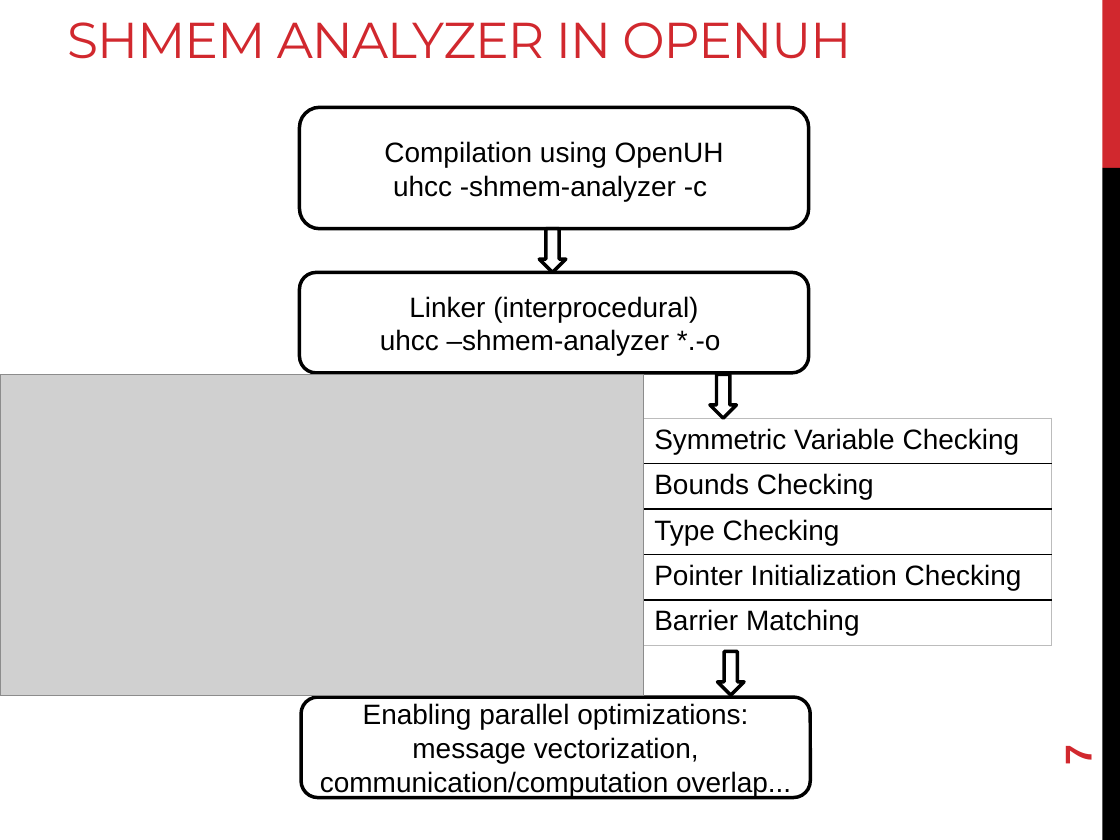
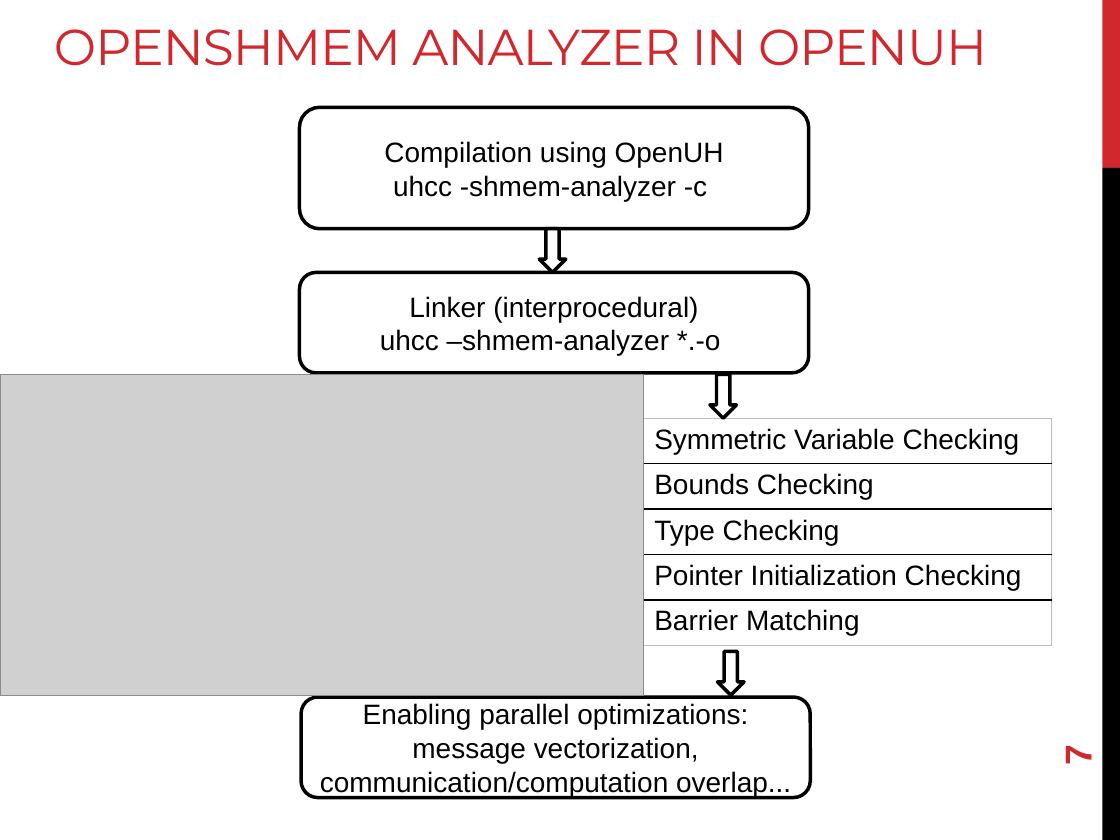
Before and after one commit to openshmem-org/sc14-tutorial, a slide deck: slide 7 of SHMEM-Analyzer.pptx. Drawn at 1120x840 pixels with LibreOffice and Linux fonts; fonts in the diff are those of the drawing; grey boxes stand for pictures. Boxes give left, top, right and bottom in pixels: in the first picture for what was removed or moved away, otherwise in the second. Text is boxed around its words. In the diff, an @@ line names an element or a change of style, - is before the commit and + after.

Commit message:
Update the PDF of the SHMEM Analyzer

```diff
--- a/SHMEM-Analyzer.pptx
+++ b/SHMEM-Analyzer.pptx
@@ title at (54,29,987,66): text changed @@
-SHMEM ANALYZER IN OPENUH
+OPENSHMEM ANALYZER IN OPENUH
```
Also in this commit, not shown: 1 other slide changed, 1 other file.
